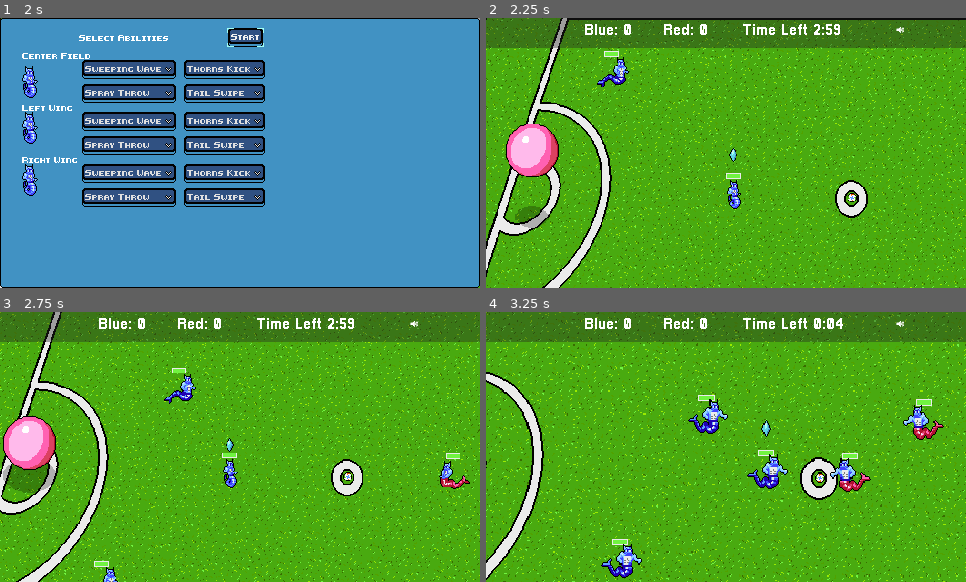
Above: before the commit, frames 1-4 (two rows, left to right).
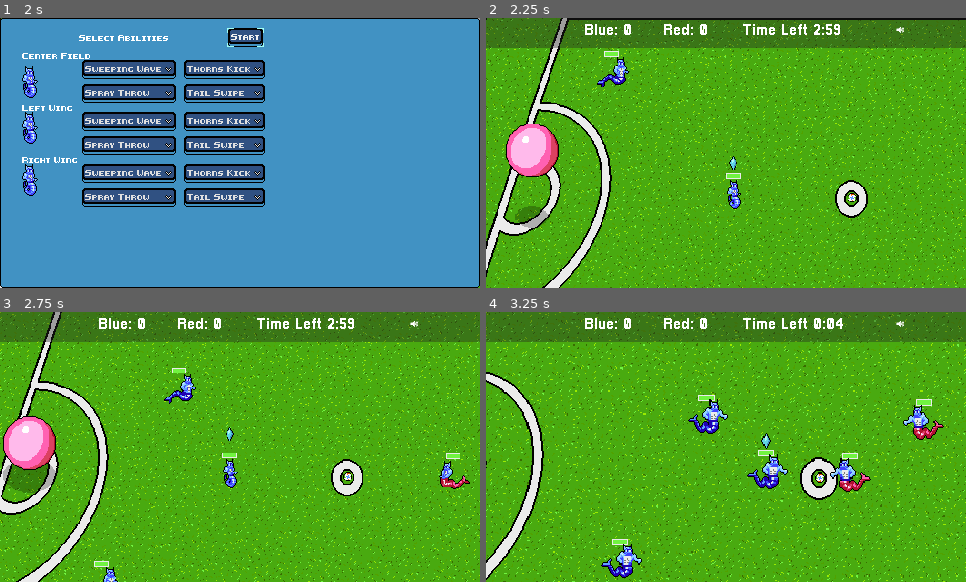
Above: after the commit, the same moments.

Repository: gamkedo-la/Elementaball
Game: Godot game, scene res://UI/StartMenu.tscn
The game is run twice, just before and just after one commit, with the same random seed, the same clock (stepped at 60 frames per second) and the same inputs.
Inputs:
- Up to frame 1 (2 s): click "New Game" at 0.5 s; click "Next" at 1.25 s
- Up to frame 2 (2.25 s): click "Start" at 2 s
- Up to frame 3 (2.75 s): no input
- Up to frame 4 (3.25 s): hold Right (ui_right) from 2.78 s (still down); hold T (time_hack) from 2.78 s (still down)

Frame 1 is identical in both runs. In frame 2, less than 0.1% of the frame differs, in the area x 50-53%, y 48-57%; in frame 3, less than 0.1%; in frame 4, 0.1%, in the area x 57-60%, y 40-51%.

Commit message:
KO graphic plays in appropriate place

Diff:
--- a/Field and Equipment/Ball.gd
+++ b/Field and Equipment/Ball.gd
@@ -10,6 +10,7 @@
 var blocker
 var selecting = false
 var goalScoring = false
+var KO = false
 
 #Variables for abilities
 var menuAbilities = []
@@ -303,12 +304,16 @@
 		kicking = false
 		SceneController.emit_signal("inPossession", interceptor)
 	else:
-		kicking = false
-		if interceptor.is_in_group("player_team"):
-			lastInPossession = "player_team"
-		else:
-			lastInPossession = "enemy_team"
-		out_of_bounds()
+		KO(interceptor)
+
+func KO(interceptor):
+	kicking = false
+	KO = true
+	if interceptor.is_in_group("player_team"):
+		lastInPossession = "player_team"
+	else:
+		lastInPossession = "enemy_team"
+	out_of_bounds()
 
 func _on_TackleMenu_id_pressed(id):
 	AudioQueen.emit_signal("playSound", menuAbilities[id].sound)
--- a/MatchStatusAnims.gd
+++ b/MatchStatusAnims.gd
@@ -9,13 +9,18 @@
 func _ready():
 	SceneController.connect("goalScored", self, "goal_scored")
 	SceneController.connect("outOfBounds", self, "out")
+	SceneController.connect("knockout", self, "KO")
 	animationTree = $AnimationTree.get("parameters/playback")
 
 
 func goal_scored(_goal):
 	animationTree.travel("Goal")
 
+func KO(_player, _team):
+	animationTree.travel("KO")
+
 func out():
-	if !ball.goalScoring:
+	if !ball.goalScoring and !ball.KO:
 		animationTree.travel("Out")
 	ball.goalScoring = false
+	ball.KO = false
--- a/Node2D.tscn
+++ b/Node2D.tscn
@@ -35,6 +35,7 @@
 [ext_resource path="res://Art/UI/out.png" type="Texture" id=33]
 [ext_resource path="res://MatchStatusAnims.gd" type="Script" id=34]
 [ext_resource path="res://Art/green_pitch.tres" type="Resource" id=35]
+[ext_resource path="res://Art/UI/KO.png" type="Texture" id=36]
 
 [sub_resource type="AnimationNodeStateMachinePlayback" id=1]
 
@@ -197,6 +198,26 @@
 atlas = ExtResource( 32 )
 region = Rect2( 1280, 0, 320, 160 )
 
+[sub_resource type="AtlasTexture" id=54]
+atlas = ExtResource( 36 )
+region = Rect2( 0, 0, 96, 64 )
+
+[sub_resource type="AtlasTexture" id=55]
+atlas = ExtResource( 36 )
+region = Rect2( 96, 0, 96, 64 )
+
+[sub_resource type="AtlasTexture" id=56]
+atlas = ExtResource( 36 )
+region = Rect2( 192, 0, 96, 64 )
+
+[sub_resource type="AtlasTexture" id=57]
+atlas = ExtResource( 36 )
+region = Rect2( 288, 0, 96, 64 )
+
+[sub_resource type="AtlasTexture" id=58]
+atlas = ExtResource( 36 )
+region = Rect2( 384, 0, 96, 64 )
+
 [sub_resource type="SpriteFrames" id=32]
 animations = [ {
 "frames": [ null ],
@@ -213,6 +234,11 @@
 "loop": false,
 "name": "goal",
 "speed": 5.0
+}, {
+"frames": [ SubResource( 54 ), SubResource( 55 ), SubResource( 56 ), SubResource( 57 ), SubResource( 58 ) ],
+"loop": true,
+"name": "KO",
+"speed": 5.0
 } ]
 
 [sub_resource type="Animation" id=38]
@@ -269,6 +295,34 @@
 "values": [ 0 ]
 }
 
+[sub_resource type="Animation" id=59]
+resource_name = "KO"
+length = 0.5
+tracks/0/type = "value"
+tracks/0/path = NodePath(".:animation")
+tracks/0/interp = 1
+tracks/0/loop_wrap = true
+tracks/0/imported = false
+tracks/0/enabled = true
+tracks/0/keys = {
+"times": PoolRealArray( 0 ),
+"transitions": PoolRealArray( 1 ),
+"update": 1,
+"values": [ "KO" ]
+}
+tracks/1/type = "value"
+tracks/1/path = NodePath(".:frame")
+tracks/1/interp = 1
+tracks/1/loop_wrap = true
+tracks/1/imported = false
+tracks/1/enabled = true
+tracks/1/keys = {
+"times": PoolRealArray( 0, 0.1, 0.2, 0.3, 0.4 ),
+"transitions": PoolRealArray( 1, 1, 1, 1, 1 ),
+"update": 1,
+"values": [ 0, 1, 2, 3, 4 ]
+}
+
 [sub_resource type="Animation" id=40]
 resource_name = "Out"
 tracks/0/type = "value"
@@ -302,6 +356,9 @@
 [sub_resource type="AnimationNodeAnimation" id=42]
 animation = "Idle"
 
+[sub_resource type="AnimationNodeAnimation" id=60]
+animation = "KO"
+
 [sub_resource type="AnimationNodeAnimation" id=43]
 animation = "Out"
 
@@ -323,14 +380,22 @@
 [sub_resource type="AnimationNodeStateMachineTransition" id=53]
 switch_mode = 2
 
+[sub_resource type="AnimationNodeStateMachineTransition" id=61]
+
+[sub_resource type="AnimationNodeStateMachineTransition" id=62]
+switch_mode = 2
+auto_advance = true
+
 [sub_resource type="AnimationNodeStateMachine" id=48]
 states/Goal/node = SubResource( 41 )
-states/Goal/position = Vector2( 371, 113 )
+states/Goal/position = Vector2( 308, 179 )
 states/Idle/node = SubResource( 42 )
 states/Idle/position = Vector2( 149, 64 )
+states/KO/node = SubResource( 60 )
+states/KO/position = Vector2( 298, 58 )
 states/Out/node = SubResource( 43 )
 states/Out/position = Vector2( 132, 179 )
-transitions = [ "Idle", "Goal", SubResource( 44 ), "Idle", "Out", SubResource( 46 ), "Out", "Idle", SubResource( 50 ), "Goal", "Idle", SubResource( 51 ), "Out", "Goal", SubResource( 52 ), "Goal", "Out", SubResource( 53 ) ]
+transitions = [ "Idle", "Goal", SubResource( 44 ), "Idle", "Out", SubResource( 46 ), "Out", "Idle", SubResource( 50 ), "Goal", "Idle", SubResource( 51 ), "Out", "Goal", SubResource( 52 ), "Goal", "Out", SubResource( 53 ), "Idle", "KO", SubResource( 61 ), "KO", "Idle", SubResource( 62 ) ]
 start_node = "Idle"
 
 [sub_resource type="AnimationNodeStateMachinePlayback" id=49]
@@ -346,6 +411,7 @@
 
 [node name="AnimatedSprite" parent="Player/Health Bar" index="1"]
 visible = true
+frame = 6
 
 [node name="AnimationTree" parent="Player" index="1"]
 parameters/playback = SubResource( 1 )
@@ -364,6 +430,9 @@
 fieldPosition = "PlayerLeft"
 starting_stats = ExtResource( 10 )
 
+[node name="AnimatedSprite" parent="Player2/Health Bar" index="1"]
+frame = 6
+
 [node name="AnimationTree" parent="Player2" index="1"]
 parameters/playback = SubResource( 2 )
 
@@ -376,6 +445,9 @@
 fieldPosition = "PlayerRight"
 starting_stats = ExtResource( 10 )
 
+[node name="AnimatedSprite" parent="Player3/Health Bar" index="1"]
+frame = 6
+
 [node name="AnimationTree" parent="Player3" index="1"]
 parameters/playback = SubResource( 3 )
 
@@ -390,7 +462,7 @@
 z_index = 3
 frames = SubResource( 16 )
 animation = "plant ball"
-frame = 1
+frame = 3
 playing = true
 script = ExtResource( 16 )
 
@@ -469,7 +541,7 @@
 [node name="AnimatedSprite" parent="Enemy/Health Bar" index="1"]
 position = Vector2( 7.8787, -8.25085 )
 animation = "default"
-frame = 2
+frame = 6
 
 [node name="AnimationTree" parent="Enemy" index="5"]
 parameters/playback = SubResource( 17 )
@@ -496,7 +568,7 @@
 
 [node name="AnimatedSprite" parent="Enemy3/Health Bar" index="1"]
 animation = "default"
-frame = 2
+frame = 6
 
 [node name="AnimationTree" parent="Enemy3" index="5"]
 parameters/playback = SubResource( 18 )
@@ -519,7 +591,7 @@
 
 [node name="AnimatedSprite" parent="Enemy2/Health Bar" index="1"]
 animation = "default"
-frame = 2
+frame = 6
 
 [node name="EnemyCollider" parent="Enemy2" index="3"]
 rotation = 1.52987
@@ -730,6 +802,7 @@
 [node name="AnimationPlayer" type="AnimationPlayer" parent="GUICanvasLayer/MatchStatusAnims"]
 anims/Goal = SubResource( 38 )
 anims/Idle = SubResource( 39 )
+anims/KO = SubResource( 59 )
 anims/Out = SubResource( 40 )
 
 [node name="AnimationTree" type="AnimationTree" parent="GUICanvasLayer/MatchStatusAnims"]
--- a/Scene Controller.gd
+++ b/Scene Controller.gd
@@ -28,7 +28,7 @@
 var allPlayers = []
 
 func _ready():
-	pause_mode = Node.PAUSE_MODE_PROCESS
+	pause_mode = Node.PAUSE_MODE_STOP
 	set_process(true)
 # warning-ignore:return_value_discarded
 	connect("inPossession", self, "possession_control")
--- a/UI/health_bar.gd
+++ b/UI/health_bar.gd
@@ -24,7 +24,6 @@
 		animPlayer.animation = "KO"
 		animPlayer.frame = 0
 		animPlayer.playing = true
-		yield(animPlayer,"animation_finished")
 		if get_parent().is_in_group("player_team"):
 			SceneController.emit_signal("knockout", get_parent(), "blue")
 		else:
Not shown: 2 places in Node2D.tscn that only renumber resources
